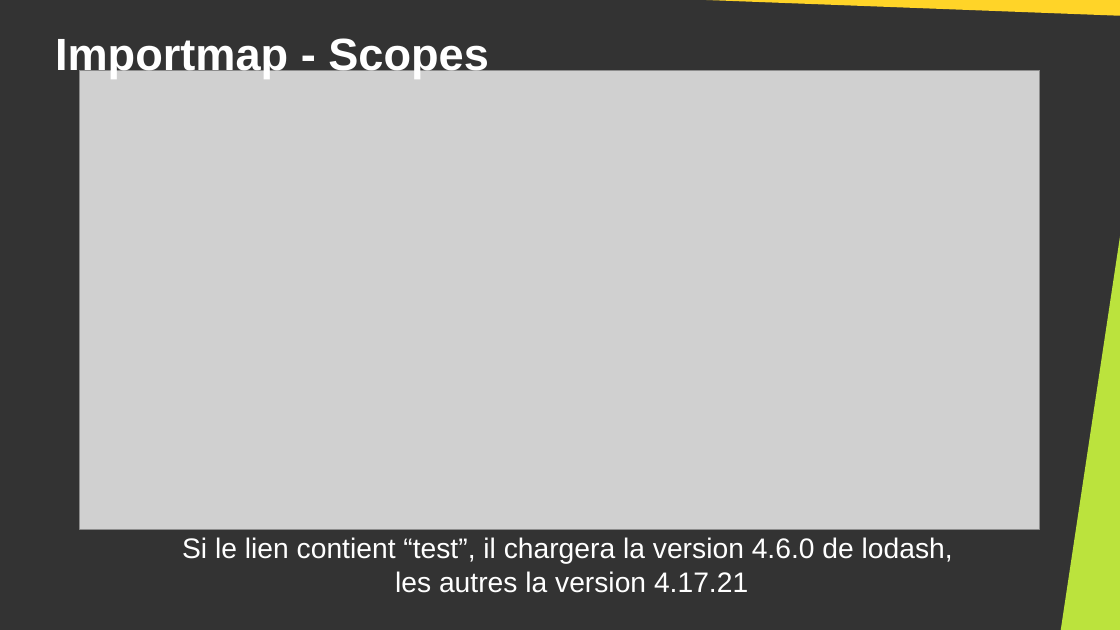
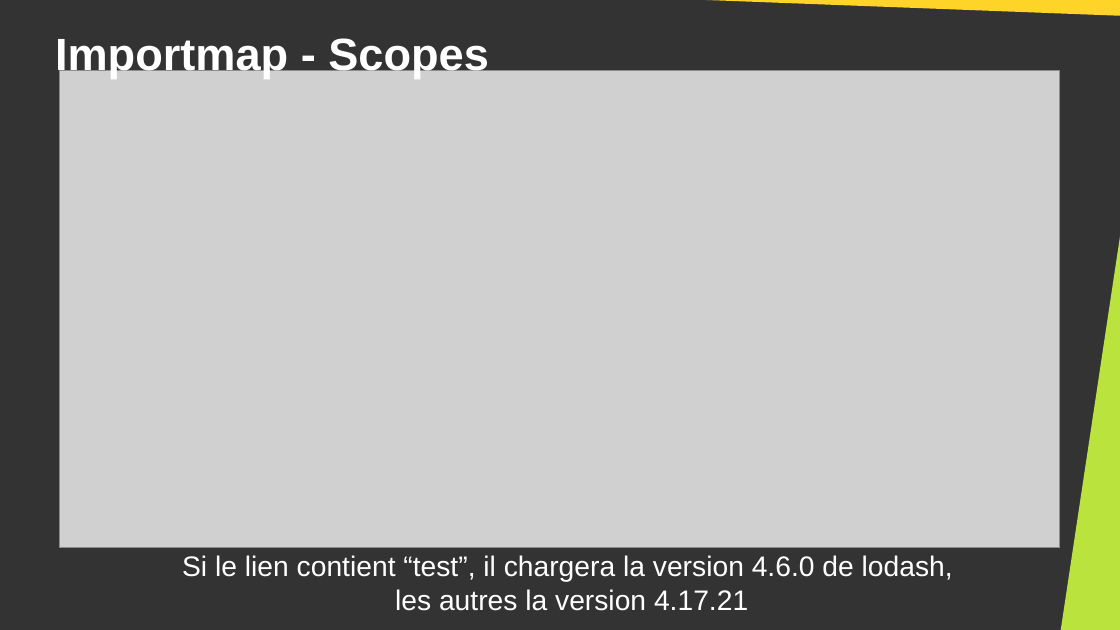
Before and after one commit to DanYellow/cours, a slide deck: slide 17 of developpement-web-et-dispositif-interactif-s6/travaux-pratiques/numero-3/presentation.odp. Drawn at 1120x630 pixels with LibreOffice and Linux fonts; fonts in the diff are those of the drawing; grey boxes stand for pictures. Boxes give left, top, right and bottom in pixels: in the first picture for what was removed or moved away, otherwise in the second. Text is boxed around its words. In the diff, an @@ line names an element or a change of style, - is before the commit and + after.

```diff
--- a/developpement-web-et-dispositif-interactif-s6/travaux-pratiques/numero-3/presentation.odp
+++ b/developpement-web-et-dispositif-interactif-s6/travaux-pratiques/numero-3/presentation.odp
@@ picture: place and size @@
-picture at <box>80,70,1041,530</box>
+picture at <box>60,70,1060,548</box>
@@ text "Si le lien contient “test”, ...": place and size @@
-text "Si le lien contient “test”, ..." at <box>182,537,953,593</box>
+text "Si le lien contient “test”, ..." at <box>182,555,953,611</box>
```
Also in this commit, not shown: 4 other slides changed, 1 other file.
